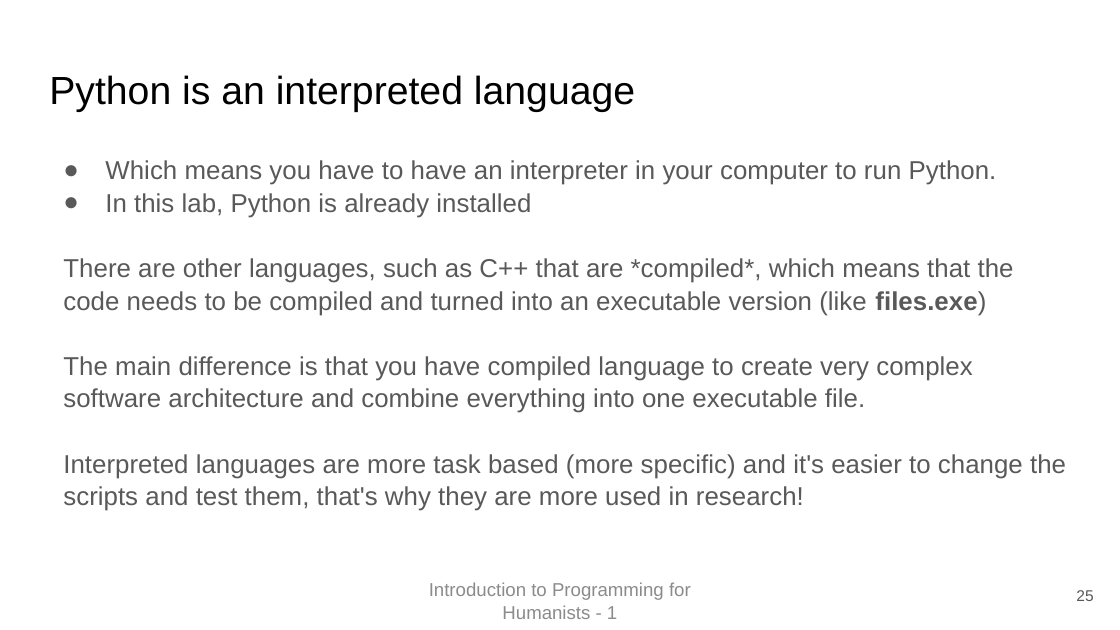
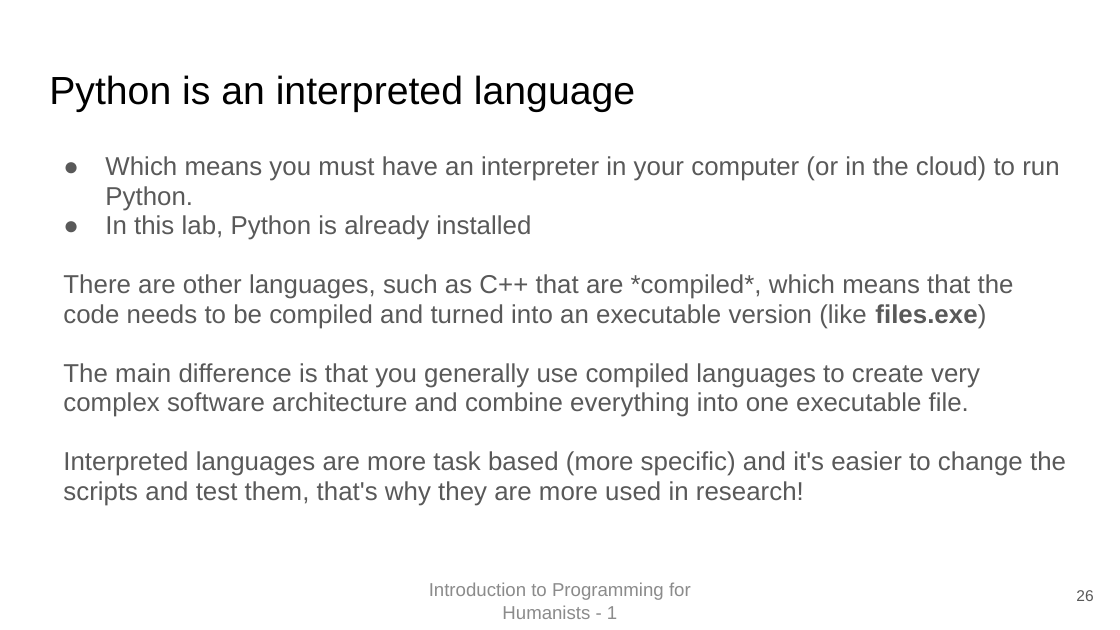
Before and after one commit to EvanEames/IPFH2526, a slide deck: slide 26 of week1/First Class.pptx (slide 25 before the commit). Drawn at 1120x630 pixels with LibreOffice and Linux fonts; fonts in the diff are those of the drawing. Boxes give left, top, right and bottom in pixels: in the first picture for what was removed or moved away, otherwise in the second. Text is boxed around its words. In the diff, an @@ line names an element or a change of style, - is before the commit and + after.

```diff
--- a/week1/First Class.pptx
+++ b/week1/First Class.pptx
@@ text at box(105, 156, 1059, 211): text changed @@
-● Which means you have to have an interpreter in your computer to run Python.
+● Which means you must have an interpreter in your computer (or in the cloud) to run Python.
@@ text at box(63, 215, 1066, 506): line spacing 1.05 to 0.95 @@
@@ text at box(63, 363, 980, 417): text changed @@
-The main difference is that you have compiled language to create very complex software architecture and combine everything into one executable file.
+The main difference is that you generally use compiled languages to create very complex software architecture and combine everything into one executable file.
@@ page number at box(1076, 590, 1093, 601): text changed @@
-25
+26
```
Also in this commit, not shown: 5 other slides changed, 3 slides added.
